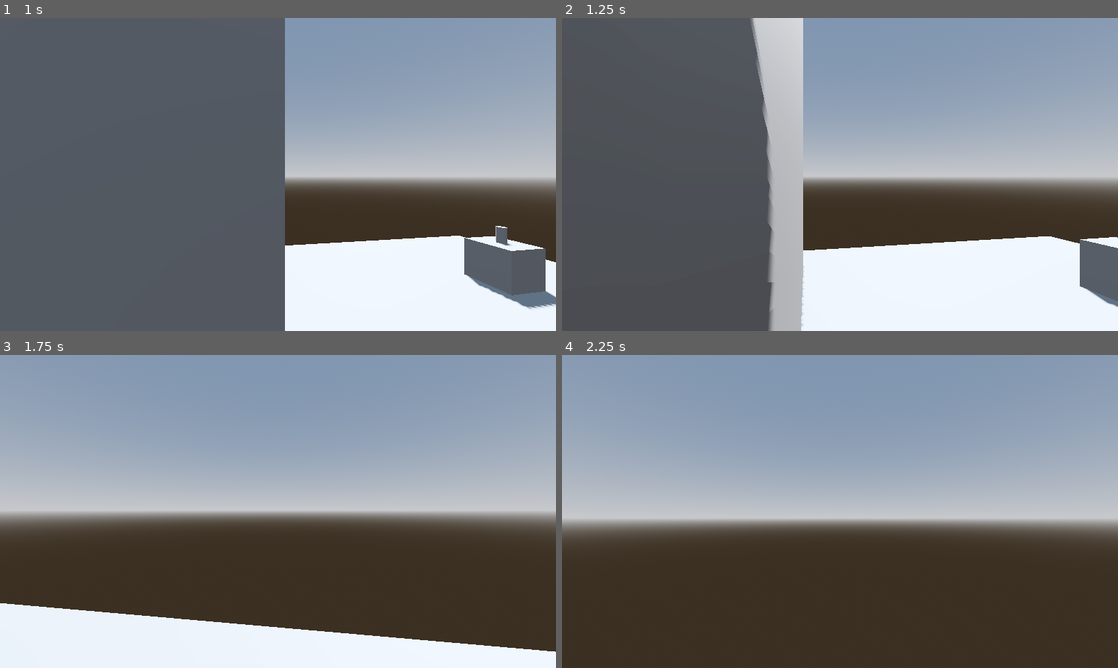
Above: before the commit, frames 1-4 (two rows, left to right).
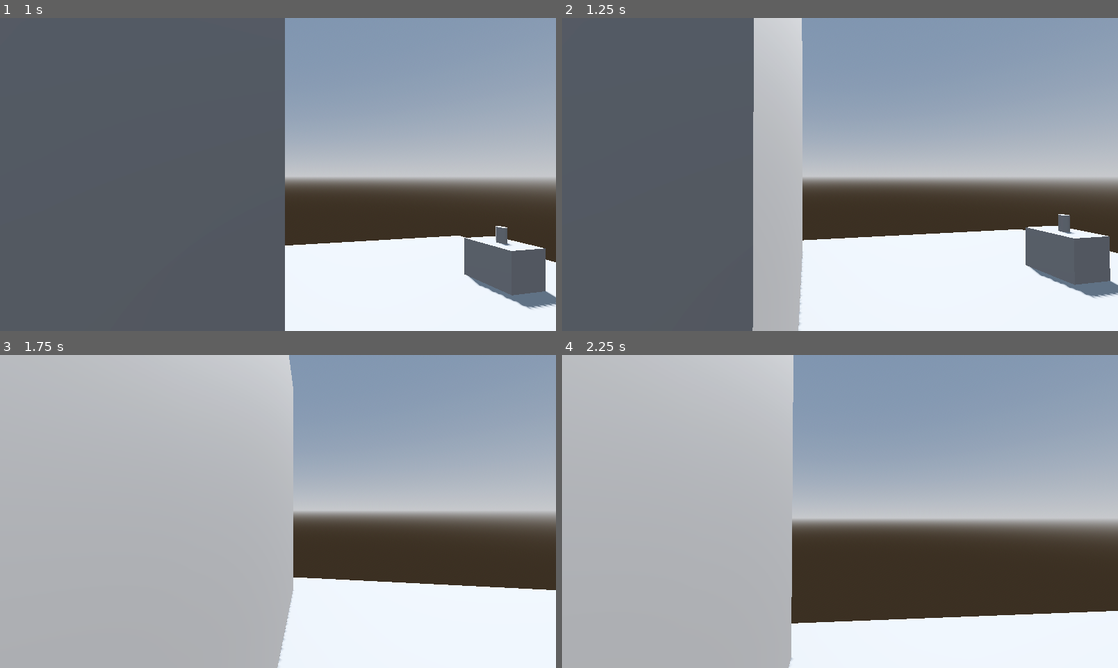
Above: after the commit, the same moments.

Repository: Mendi03/creepy_object_movement
Game: Godot game, scene res://Scenes/3d_level.tscn
Two runs of this game, one before a commit and one after it. Both use one fixed random seed, a clock stepped at 60 frames per second and the inputs below. The project has no main scene, so this scene is started directly.
Inputs (mouse positions are in pixels of both pictures, inside the frame that each line leads up to):
- Up to frame 1 (1 s): tap Enter (ui_accept) at 0.5, 0.77 s; move the mouse to (305, 174) at 0.52 s; hold W (forward) from 0.53 s (still down)
- Up to frame 2 (1.25 s): keep holding W (forward)
- Up to frame 3 (1.75 s): keep holding W (forward); move the mouse to (250, 511) at 1.27 s; tap Enter (ui_accept) at 1.52 s
- Up to frame 4 (2.25 s): keep holding W (forward); move the mouse to (851, 505) at 2.02 s

Frame 1 is identical in both runs. In frame 2, 6.5% of the frame differs, in the area x 34-100%, y 0-100%; in frame 3, 51%, in the area x 0-100%, y 0-100%; in frame 4, 43%.

Commit message:
figured out raycast

Diff:
--- a/Scenes/3d_level.tscn
+++ b/Scenes/3d_level.tscn
@@ -28,6 +28,9 @@
 data = PackedVector3Array(-0.5, 0.5, 0.5, 0.5, 0.5, 0.5, -0.5, -0.5, 0.5, 0.5, 0.5, 0.5, 0.5, -0.5, 0.5, -0.5, -0.5, 0. …(500 unchanged characters)…
 
 [sub_resource type="BoxMesh" id="BoxMesh_tc0dg"]
+
+[sub_resource type="ConcavePolygonShape3D" id="ConcavePolygonShape3D_aae5u"]
+data = PackedVector3Array(-0.5, 0.5, 0.5, 0.5, 0.5, 0.5, -0.5, -0.5, 0.5, 0.5, 0.5, 0.5, 0.5, -0.5, 0.5, -0.5, -0.5, 0.5, 0.5, 0.5, -0.5, -0.5, 0.5, -0.5, 0.5, -0.5, -0.5, -0.5, 0.5, -0.5, -0.5, -0.5, -0.5, 0.5, -0.5, -0.5, 0.5, 0.5, 0.5, 0.5, 0.5, -0.5, 0.5, -0.5, 0.5, 0.5, 0.5, -0.5, 0.5, -0.5, -0.5, 0.5, -0.5, 0.5, -0.5, 0.5, -0.5, -0.5, 0.5, 0.5, -0.5, -0.5, -0.5, -0.5, 0.5, 0.5, -0.5, -0.5, 0.5, -0.5, -0.5, -0.5, 0.5, 0.5, 0.5, -0.5, 0.5, 0.5, 0.5, 0.5, -0.5, -0.5, 0.5, 0.5, -0.5, 0.5, -0.5, 0.5, 0.5, -0.5, -0.5, -0.5, 0.5, 0.5, -0.5, 0.5, -0.5, -0.5, -0.5, 0.5, -0.5, 0.5, 0.5, -0.5, -0.5, -0.5, -0.5, -0.5)
 
 [node name="3d_level" type="Node3D"]
 
@@ -80,5 +83,11 @@
 transform = Transform3D(1, 0, 0, 0, 6, 0, 0, 0, 6, 0, 3, -5.863)
 mesh = SubResource("BoxMesh_tc0dg")
 
+[node name="StaticBody3D" type="StaticBody3D" parent="MeshInstance3D"]
+
+[node name="CollisionShape3D" type="CollisionShape3D" parent="MeshInstance3D/StaticBody3D"]
+visible = false
+shape = SubResource("ConcavePolygonShape3D_aae5u")
+
 [node name="coolCan" parent="." instance=ExtResource("2_lp1tl")]
 transform = Transform3D(1, 0, 0, 0, 1, 0, 0, 0, 1, 6.846, 1, -6.406)
--- a/Scenes/cool_can.gd
+++ b/Scenes/cool_can.gd
@@ -4,55 +4,69 @@
 
 var _occlusion_check_rays : Array[RayCast3D]
 var is_looked_at = true
+var can_moved = false
+var has_collided = false
+var previous_position : Vector3
+var ready_to_move = false
 
-@export var target_player : CharacterBody3D
+@onready var target_player = $"../Player"
 
 @onready var vis = $VisibleOnScreenNotifier3D
 @onready var Occlusion_Check_Rays_Parent = $OcclusionCheckRaysParent
 
 func _ready():
+
+	if not target_player:
+		printerr(self.name + " has no player target")
+		set_physics_process(false)
+		return
+
 	for r in Occlusion_Check_Rays_Parent.get_children():
 		if r is RayCast3D:
-			#r.add_exception(target_player)
+			r.add_exception(self)
+			r.add_exception(target_player)
 			_occlusion_check_rays.append(r)
+
+	#previous_position = global_position
 
 
 func _physics_process(_delta):
-	is_looked_at = _is_viewed()
+	var on_screen = vis.is_on_screen()
+	var behind_obstacle = _ray_colliding()
 
-	if is_looked_at:
+	if on_screen and behind_obstacle:
+		_move_can()
+	elif not on_screen and behind_obstacle:
 		return
+	elif not behind_obstacle and on_screen:
+		return
+	elif (not on_screen) and (not behind_obstacle):
+		_move_can()
 
-	var teleportTarget = Vector3(0, 1, 6)
-	var teleportTarget2 = Vector3(6.846, 1, -6.406)
-	var teleportTarget3 = Vector3(-7.36, 1, -6.406)
-
-	var positions = [teleportTarget, teleportTarget2, teleportTarget3]
-
-	global_transform.origin = positions.pick_random()
-
-#func _on_visible_on_screen_notifier_3d_2_screen_exited():
-	#global_transform.origin = positions.pick_random()
-
-func _is_viewed() -> bool:
-	var viewed = vis.is_on_screen()
-
-	# if statue not on screen, we can already stop
-	if not viewed:
-		return viewed
-
-	'''
+func _ray_colliding() -> bool:
 	var colliding_rays = 0
+	var behind_obst : bool
 
 	# make raycasts point to player position and count how many are colliding with an obstacle
 	for r in _occlusion_check_rays:
 		r.target_position = (target_player.global_position - r.global_position) * self.basis
 		r.target_position.y += OCC_RAY_TARGET_Y_OFFSET
-		if viewed and r.is_colliding():
+		if r.is_colliding():
 			colliding_rays += 1
+	# if all raycasts are colliding, the can is hidden by an obstacle
+	if colliding_rays >= _occlusion_check_rays.size():
+		behind_obst = true
+		return behind_obst
 
-	# if all raycasts are colliding, the statue is hidden by an obstacle
-	if colliding_rays >= _occlusion_check_rays.size():
-		viewed = false
-	'''
-	return viewed
+	behind_obst = false
+	return behind_obst
+
+
+func _move_can():
+	var coord = Vector3(0, 1, 6)
+	var coord2 = Vector3(6.846, 1, -6.406)
+	var coord3 = Vector3(-7.36, 1, -6.406)
+	var positions = [coord, coord2, coord3]
+
+	global_position = positions.pick_random()
+	return
--- a/Scenes/player.tscn
+++ b/Scenes/player.tscn
@@ -9,13 +9,16 @@
 
 [node name="Player" type="CharacterBody3D"]
 transform = Transform3D(1, 0, 0, 0, 1, 0, 0, 0, 1, 0, 1.34124, 0)
+visible = false
 script = ExtResource("1_q4on5")
 
 [node name="CollisionShape3D" type="CollisionShape3D" parent="."]
+visible = false
 shape = SubResource("ConvexPolygonShape3D_v1vj0")
 
 [node name="Camera3D" type="Camera3D" parent="."]
 transform = Transform3D(1, 0, 0, 0, 1, 0, 0, 0, 1, 0, 0.643216, 0)
 
 [node name="MeshInstance3D" type="MeshInstance3D" parent="."]
+visible = false
 mesh = SubResource("CapsuleMesh_ll8nx")
Not shown: 1 places in Scenes/3d_level.tscn that only renumber resources
